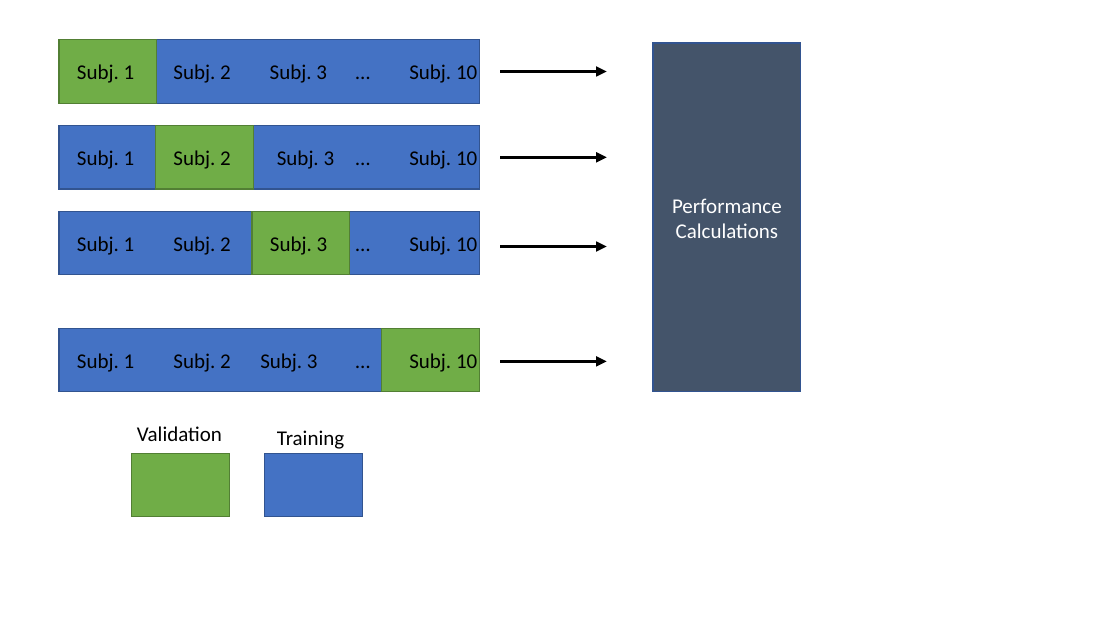
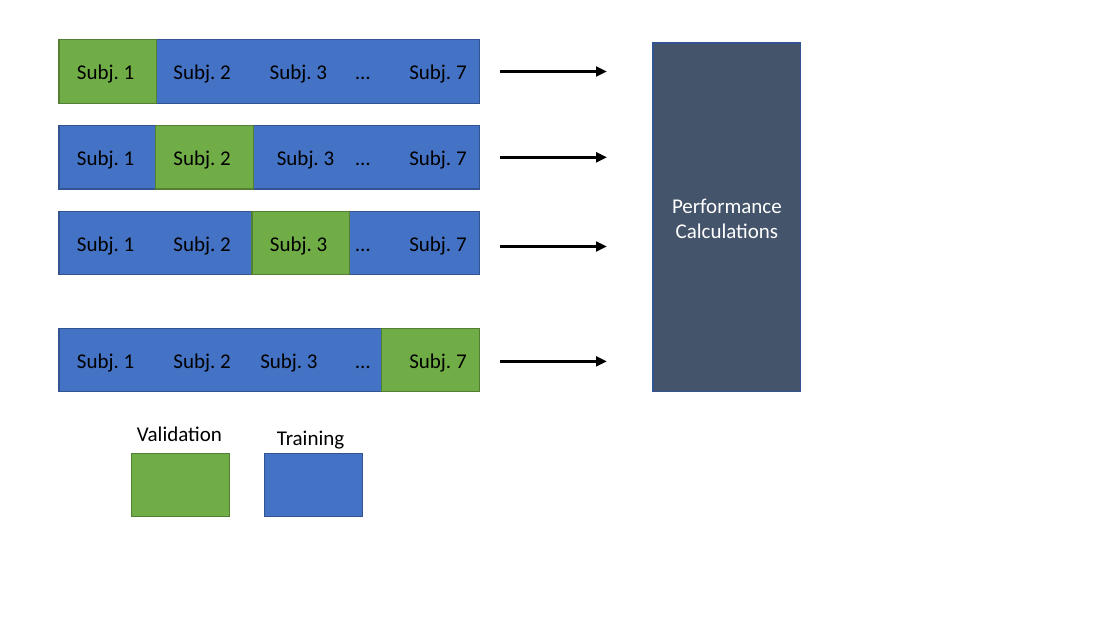
Before and after one commit to donaldsonm731/Asthma_Prediction, a slide deck: slide 1 of Photos for reports and presentation/LOOCV_Diagram.pptx. Drawn at 1120x630 pixels with LibreOffice and Linux fonts; fonts in the diff are those of the drawing. Boxes give left, top, right and bottom in pixels: in the first picture for what was removed or moved away, otherwise in the second. Text is boxed around its words. In the diff, an @@ line names an element or a change of style, - is before the commit and + after.

```diff
--- a/Photos for reports and presentation/LOOCV_Diagram.pptx
+++ b/Photos for reports and presentation/LOOCV_Diagram.pptx
@@ text at [409, 64, 467, 83]: text changed @@
-Subj. 10
+Subj. 7
@@ text at [409, 150, 467, 169]: text changed @@
-Subj. 10
+Subj. 7
@@ text at [409, 236, 467, 255]: text changed @@
-Subj. 10
+Subj. 7
@@ text at [409, 353, 467, 372]: text changed @@
-Subj. 10
+Subj. 7
```
Also in this commit, not shown: 3 other files.
